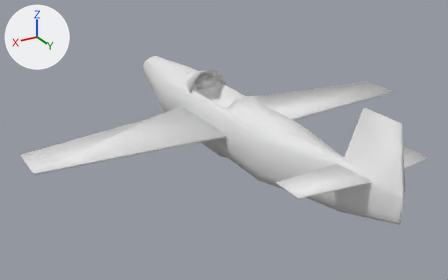
An edit to the OBJ model data/p51_hi.obj, drawn before and after from the same camera.
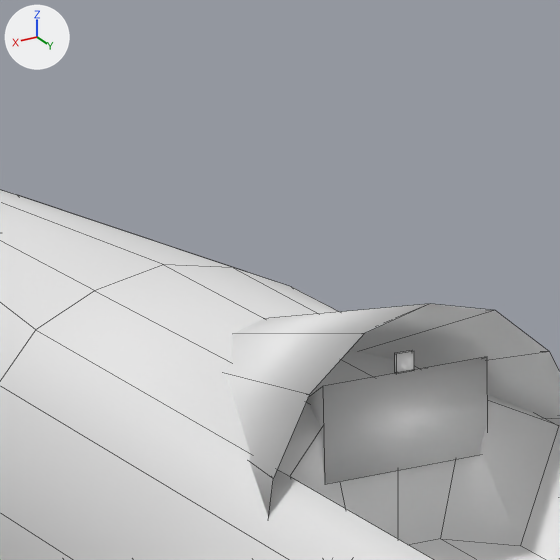
There are two pictures of each version: one whole from a camera (50 mm lens) standing at (6.45, 10.74, 4.8) and looking at (0.39, 0.63, -0.25), one close up on the part from 36% to 50% of the width and 13% to 35% of the height. Lighting does not change. The marker at upper left points along +X, +Y and +Z. The close-ups show mesh edges as thin lines. Materials are left out; every surface is plain grey. Where no turn or scale is listed for an object, it has been applied to the vertices.
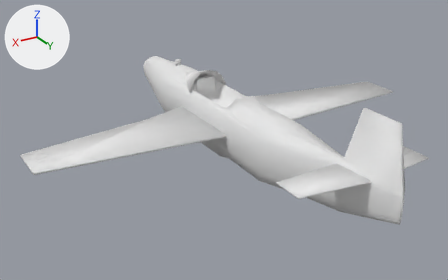
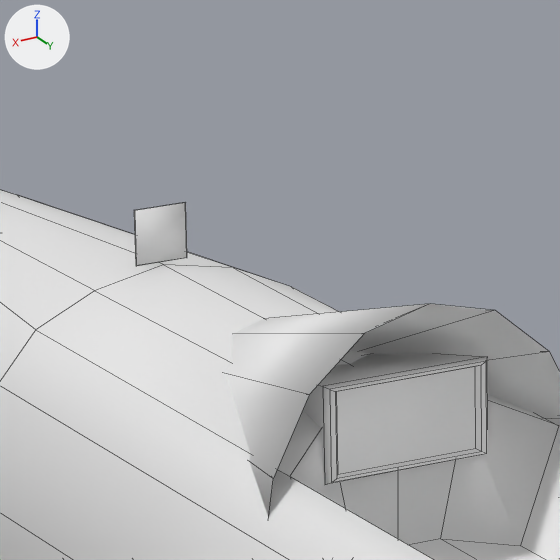
Changed parts and their boxes [x1, y1, x2, y2] in the close-ups (560 x 560 px):
'cube5', reshaped
    before: [307, 357, 488, 484]
    after: [303, 354, 488, 484]
'cube7', mesh rescaled (157% wider, 171% taller)
    before: [394, 350, 414, 373]
    after: [134, 202, 187, 266]

What the commit changed:
me_cube5 is used by ob_cube5; location (0.0, 0.0, 0.0).
me_cube5 had 8 vertices, 6 faces and spanned x -0.236..0.236, y -1.021..-0.809, z 0.382..0.638.
me_cube5 now has 20 vertices, 18 faces and spans x -0.236..0.236, y -1.204..-0.795, z 0.382..0.638.
Part 1, on me_cube5:
4 vertices are removed from x -0.177..0.177, y -1.021, z 0.42..0.531.
6 faces are deleted.
16 vertices are added at x -0.224..0.224, y -1.204..-0.795, z 0.388..0.631.
18 new faces join them.
me_cube7 has 8 vertices, 6 faces and spans x -0.0256..0.0256, y -0.821..-0.811, z 0.6345..0.6856.
me_cube7 is used by ob_cube7; location (0.0, 0.0, 0.0).
me_cube7 part 2: the whole mesh is scaled about its middle by (3, 0.3, 3), then moved by (0.0, -1.3316, 0.0).
